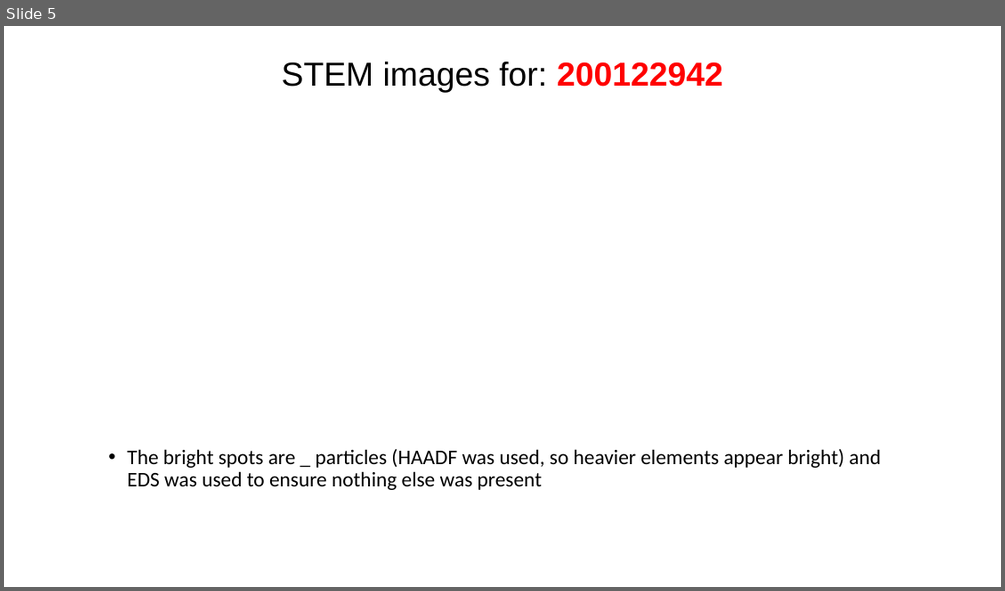
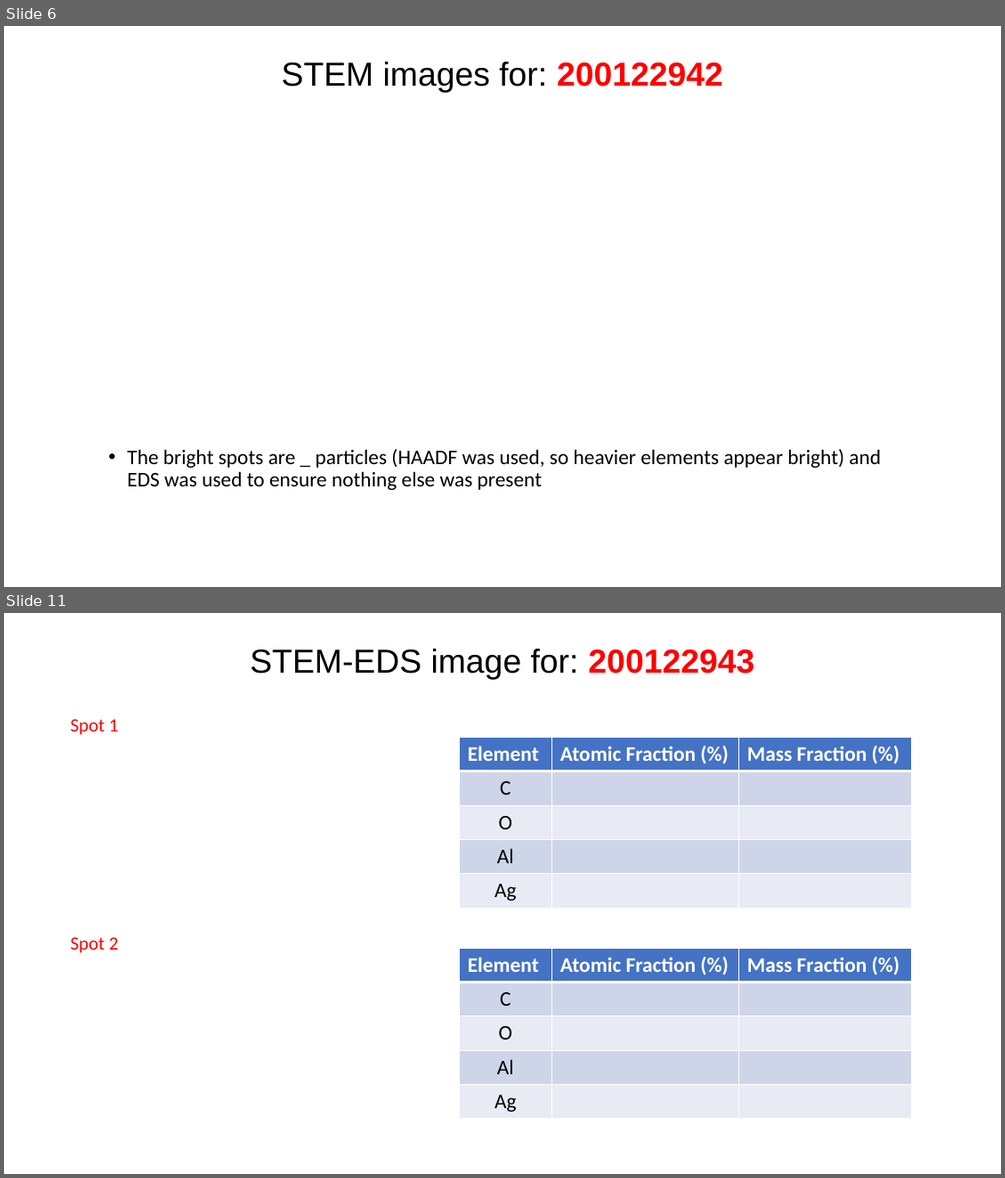
Before and after one commit to cvrl10/mini_project, a slide deck: 100040000/_100040000.pptx. Shown one above the other, each under a label of ours: slide 5 before the commit, slides 6 and 11 after it; the slides between them are not shown. The pictures are 1005x591 and 1005x1178 pixels, drawn with LibreOffice and Linux fonts; fonts in the diff are those of the drawing. Boxes give left, top, right and bottom in pixels: in the first picture for what was removed or moved away, otherwise in the second. Text is boxed around its words. In the diff, an @@ line names an element or a change of style, - is before the commit and + after.

Commit message:
added STEM-EDS slide

```diff
--- a/100040000/_100040000.pptx
+++ b/100040000/_100040000.pptx
@@ slide 11 added at [4, 613, 1001, 1174], background #FFFFFF @@
@@ title added at [250, 649, 754, 679], 32 pt, text #000000 @@
+STEM-EDS image for: 200122943
@@ text added at [71, 719, 119, 735], 18 pt, text #FF0000 @@
+Spot 1
@@ table added at [460, 737, 912, 908], 5 rows, 3 columns @@
+Element | Atomic Fraction (%) | Mass Fraction (%)
+C |  | 
+O |  | 
+Al |  | 
+Ag |  | 
@@ text added at [71, 937, 119, 953], 18 pt, text #FF0000 @@
+Spot 2
@@ table added at [460, 948, 912, 1119], 5 rows, 3 columns @@
+Element | Atomic Fraction (%) | Mass Fraction (%)
+C |  | 
+O |  | 
+Al |  | 
+Ag |  | 
@@ what was slide 5 is now slide 6 @@
```
Also in this commit, not shown: 1 slide changed, 4 other slides added, 6 other files.
